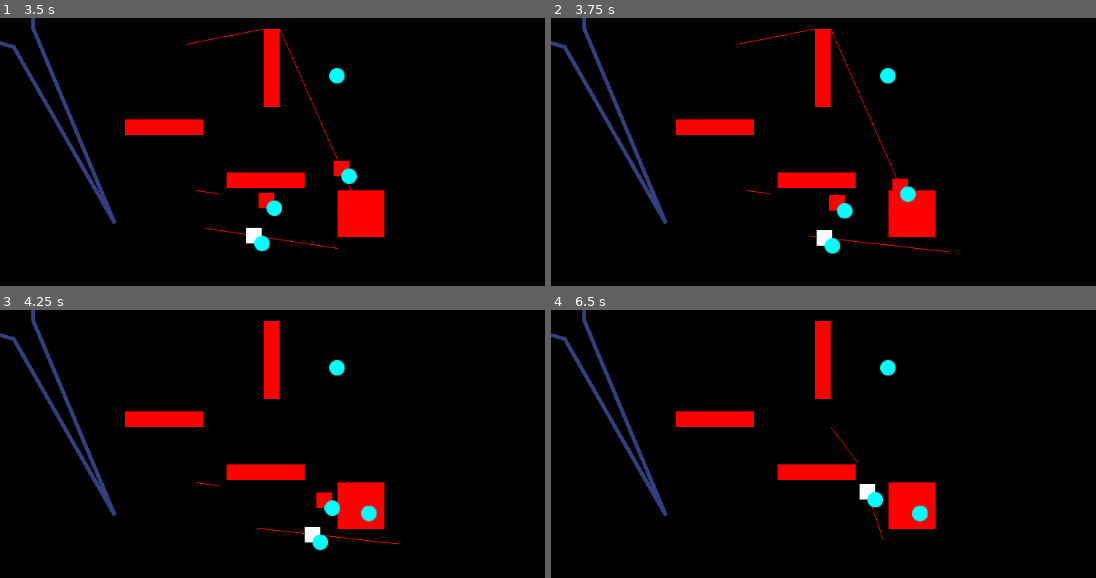
Above: before the commit, frames 1-4 (two rows, left to right).
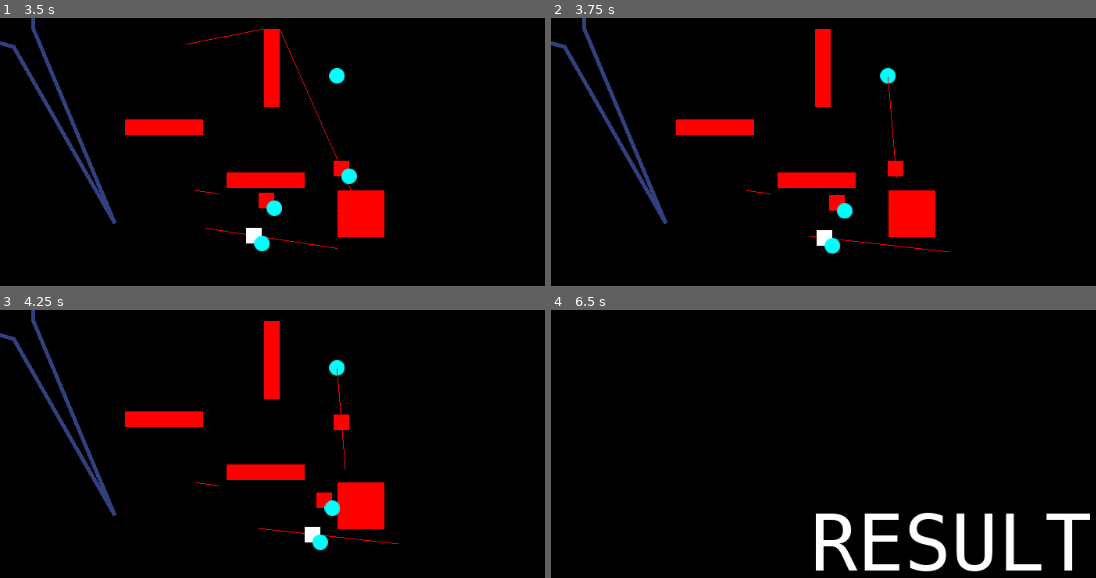
Above: after the commit, the same moments.

Repository: hsandt/bot-competition
Game: Godot game, scene res://Scenes/Arena.tscn
The game is run twice, just before and just after one commit, with the same random seed, the same clock (stepped at 60 frames per second) and the same inputs.
Inputs (mouse positions are in pixels of both pictures, inside the frame that each line leads up to):
- Up to frame 1 (3.5 s): move the mouse to (outside the picture) at 0.52 s; press the mouse at (outside the picture) at 0.53 s; hold Right (ui_right) 0.53-1.28 s; move the mouse to (239, 275) at 1.27 s; release the mouse at (239, 275) at 1.28 s; hold Down (ui_down) 1.28-2.03 s; click (239, 275) at 1.35 s; move the mouse to (479, 149) at 2.02 s; press the mouse at (479, 149) at 2.03 s; hold Right (ui_right) 2.03-2.78 s; move the mouse to (outside the picture) at 2.77 s; release the mouse at (outside the picture) at 2.78 s; hold Up (ui_up) from 2.78 s (still down); click (outside the picture) at 2.85 s
- Up to frame 2 (3.75 s): move the mouse to (outside the picture) at 3.52 s; release Up (ui_up) at 3.53 s; press the mouse at (outside the picture) at 3.53 s; hold Left (ui_left) from 3.53 s (still down)
- Up to frame 3 (4.25 s): keep holding Left (ui_left)
- Up to frame 4 (6.5 s): move the mouse to (709, 473) at 4.27 s; release the mouse at (709, 473) at 4.28 s; click (709, 473) at 4.35 s; move the mouse to (992, 543) at 5.02 s; release Left (ui_left) at 5.03 s; press the mouse at (992, 543) at 5.03 s; hold Down (ui_down) 5.03-5.78 s; move the mouse to (828, 427) at 5.77 s; release the mouse at (828, 427) at 5.78 s; hold Right (ui_right) from 5.78 s (still down); click (828, 427) at 5.85 s

Frame 1 is identical in both runs. In frame 2, 0.8% of the frame differs, in the area x 34-67%, y 4-69%; in frame 3, 0.4%; in frame 4, 9.7%, in the area x 0-99%, y 0-98%.

Commit message:
[PALET] Fixed palet to goal collision by splitting Area2D and KinematicBody2D in Palet and adding missing collision layers

Diff:
--- a/Scenes/Arena.tscn
+++ b/Scenes/Arena.tscn
@@ -113,7 +113,7 @@
 tile_set = ExtResource( 6 )
 format = 1
 
-[node name="Palet" parent="." instance=ExtResource( 7 )]
+[node name="Palet1" parent="." instance=ExtResource( 7 )]
 position = Vector2( 222.518, 31.4494 )
 
 [node name="Palet2" parent="." instance=ExtResource( 7 )]
@@ -128,7 +128,7 @@
 [node name="HumanCharacter" parent="." instance=ExtResource( 8 )]
 position = Vector2( 76.9037, 243.296 )
 
-[node name="AICharacter" parent="." instance=ExtResource( 9 )]
+[node name="AICharacter1" parent="." instance=ExtResource( 9 )]
 position = Vector2( 45.2154, 150.582 )
 
 [node name="AICharacter2" parent="." instance=ExtResource( 9 )]
--- a/Scenes/Prefabs/Goal.tscn
+++ b/Scenes/Prefabs/Goal.tscn
@@ -5,11 +5,16 @@
 [sub_resource type="GDScript" id=1]
 script/source = "extends Node2D
 
+# Signal for Goal Area2D, but detecting Palet KinematicBody2D, which is only
+# used to be dropped. Unfortunately, both Palet Area2D and KinematicBody2D
+# are required as Kinematic/Kinematic collision is not supported
+# so character couldn't pick palet without Area2D.
 func _on_Area2D_body_entered(body):
-	print(\"Goal._on_Area2D_body_entered: \" + body.name)
-	if body is Palet:
-		assert(body.picker)
-		body.picker.drop_palet(body)
+	var palet = body.get_parent() as Palet
+	if palet:
+		var picker = palet.picker as Character
+		if picker:
+			picker.drop_palet(palet)
 "
 
 [sub_resource type="RectangleShape2D" id=2]
--- a/Scenes/Prefabs/Palet.tscn
+++ b/Scenes/Prefabs/Palet.tscn
@@ -10,13 +10,18 @@
 ]]
 script = ExtResource( 1 )
 
-[node name="Sprite" type="Sprite" parent="."]
-texture = ExtResource( 2 )
-
 [node name="Area2D" type="Area2D" parent="."]
 collision_layer = 4
 collision_mask = 15
 
 [node name="CollisionShape2D" type="CollisionShape2D" parent="Area2D"]
 shape = SubResource( 1 )
+
+[node name="KinematicBody2D" type="KinematicBody2D" parent="."]
+
+[node name="Sprite" type="Sprite" parent="KinematicBody2D"]
+texture = ExtResource( 2 )
+
+[node name="CollisionShape2D" type="CollisionShape2D" parent="KinematicBody2D"]
+shape = SubResource( 1 )
 [connection signal="body_entered" from="Area2D" to="." method="_on_Area2D_body_entered"]
--- a/Scripts/AICharacter.gd
+++ b/Scripts/AICharacter.gd
@@ -37,7 +37,7 @@
 			if next_palet != null:
 				start_move_to(next_palet.global_position)
 				phase = Phase.PickPalet
-				print("[AI] " + name + " found next palet " + next_palet.name + " moving toward it.")
+				print("[AI] " + name + " found next palet " + next_palet.name + ". Moving toward it.")
 			else:
 				# nothing left to do, move to goal (in practice, game will end as soon as
 				# last palet has been dropped, but if expected count is too high then it may happen)
--- a/Scripts/Character.gd
+++ b/Scripts/Character.gd
@@ -115,7 +115,7 @@
 func try_pick_palet(palet) -> bool:
 	# Character can only pick one palet at a time
 	if not picked_palets.empty():
-		# Failure
+		# Failure (not code error, normal game behavior)
 		return false
 
 	# reparent palet to this character (character starts dragging palet)
@@ -130,11 +130,12 @@
 	# Set picker ref on palet side
 	palet.picker = self
 
+	print("[Character] " + name + " picks " + palet.name)
+
 	# Notify
 	game_manager.emit_signal("character_picked_palet", self, palet)
 
 	# Success
-	print(name + " picks " + palet.name)
 	return true
 
 func drop_palet(palet):
@@ -152,7 +153,7 @@
 	# Notify
 	game_manager.emit_signal("character_dropped_palet", self, palet)
 
-	print(name + " drops " + palet.name)
+	print("[Character] " + name + " drops " + palet.name)
 
 func _draw():
 	# map navigation offset subtraction to copy of path (Pools are passed by value)
--- a/Scripts/GameManager.gd
+++ b/Scripts/GameManager.gd
@@ -15,7 +15,7 @@
 
 func _on_character_dropped_palet(character, palet):
 	dropped_palets = dropped_palets + 1
-	print("Character " + str(character) + " palet " + str(palet) +
+	print("[GameManager] Character " + character.name + " dropped palet " + palet.name +
 		". Total dropped: " + str(dropped_palets))
 	if dropped_palets == palets_to_drop_count:
 		# Finish game and show results screen
--- a/Scripts/Palet.gd
+++ b/Scripts/Palet.gd
@@ -10,7 +10,6 @@
 	pass # Replace with function body.
 
 func _on_Area2D_body_entered(body):
-	print("Palet._on_Area2D_body_entered: " + body.name)
 	# if not picked yet, touching Character can pick it
 	if not picker:
 		# duck-type Character for being able to pick palet
